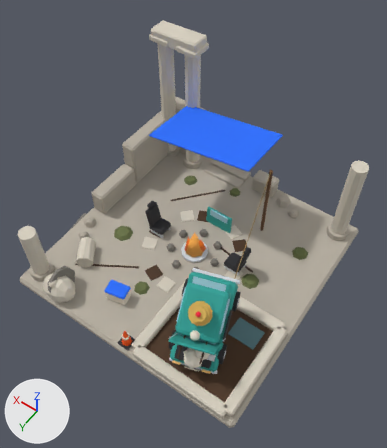
The FBX model client/CultOfComfort.Unity/Assets/Resources/Art/Models/hearth_l1.fbx, before and after one commit.
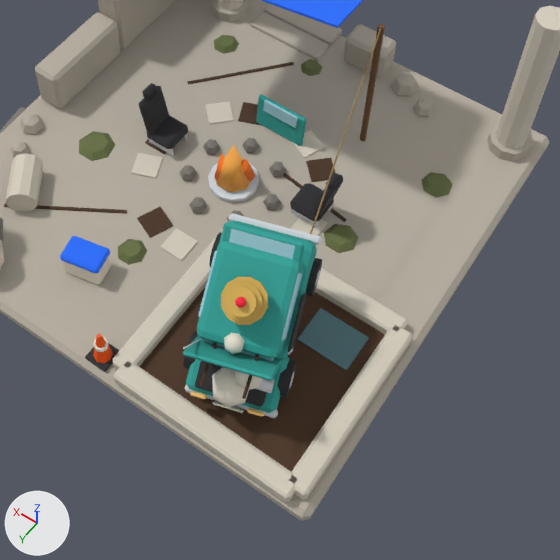
Each version is shown whole from a camera (50 mm lens) standing at (-2.68, 3.79, 6.76) and looking at (-0.11, 0.19, 1.1), then close up on the part from 19% to 94% of the width and 35% to 100% of the height. The axes (+X, +Y, +Z) are drawn at lower left. The lights are the same throughout. The older version's two pictures come first. Where no turn or scale is listed for an object, it has been applied to the vertices. Vertices at exactly the same position are counted once.

The first close-up shows 'BonnetUp', 'BootOpen', 'Fire', 'Ruin', 'Steam', 'TimeMachine'.
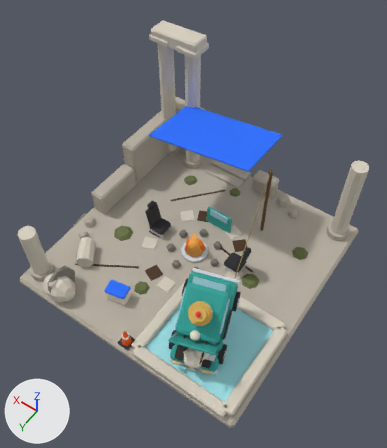
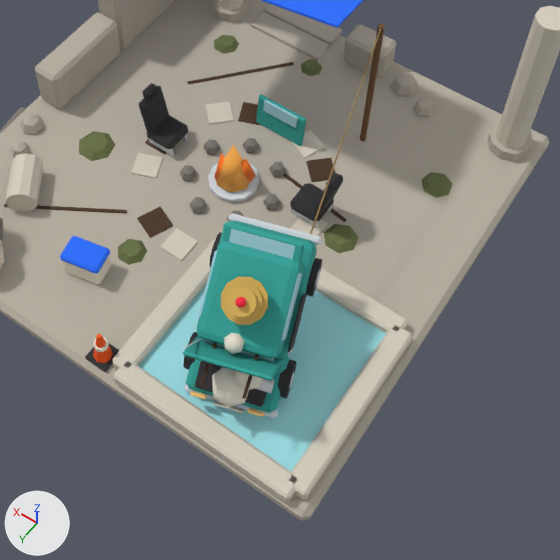
Pixel boxes (x1, y1, x2, y2) of what changed, in the close-ups (560 x 560 px):
```json
{"object": "PoolWater", "change": "added", "after": [139, 285, 386, 472], "on screen": "cyan"}
{"part": 1, "of": "me_ruin", "change": "deleted", "before": [297, 308, 369, 371], "on screen": "cyan"}
{"part": 2, "of": "me_ruin", "change": "deleted", "before": [139, 288, 385, 472], "on screen": "brown"}
```

The change, as JSON lines over the scene's bpy script:
```json
{"block": "me_ruin", "where": "# used by ob_ruin; location = (0.0, 0.0, 0.0)"}
{"op": "remove", "block": "me_ruin", "code": "me_ruin.from_pydata(...)  # 1623 vertices, 1576 faces; spans x -1.87..1.9, y -1.87..1.87, z 0.0..2.56"}
{"op": "add", "block": "me_ruin", "code": "me_ruin.from_pydata(...)  # 1607 vertices, 1564 faces; spans x -1.87..1.9, y -1.87..1.87, z 0.0..2.56"}
{"block": "me_ruin", "change": "me_ruin part 1: the loose piece of 8 vertices spanning x -1.55..-1.15, y 0.55..0.85, z 0.17..0.18 is deleted"}
{"block": "me_ruin", "change": "me_ruin part 2: the loose piece of 8 vertices spanning x -1.64..-0.38, y 0.46..1.67, z 0.13..0.17 is deleted"}
{"op": "add", "block": "me_poolwater", "code": ["me_poolwater = bpy.data.meshes.new('PoolWater')", "me_poolwater.from_pydata(...)  # a box spanning x -1.64..-0.38, y 0.46..1.67, z 0.15..0.19", "me_poolwater.materials.append(mat_palette)  # picture img_palette_png"]}
{"op": "add", "block": "ob_poolwater", "code": ["ob_poolwater = bpy.data.objects.new('PoolWater', me_poolwater)", "ob_poolwater.location = (0.0, 0.0, 0.0)"]}
```
